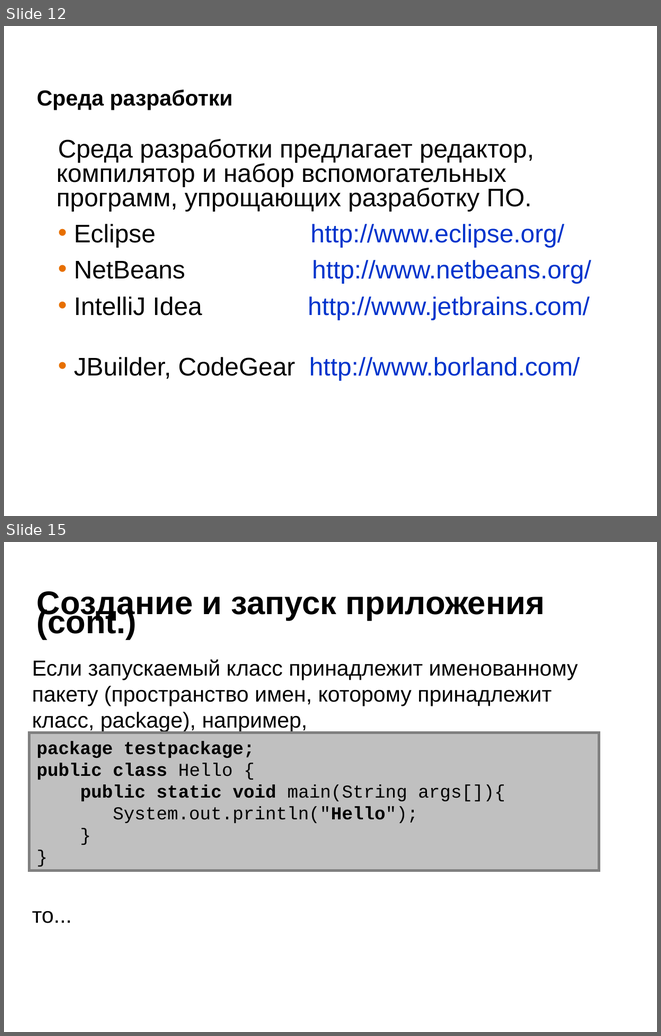
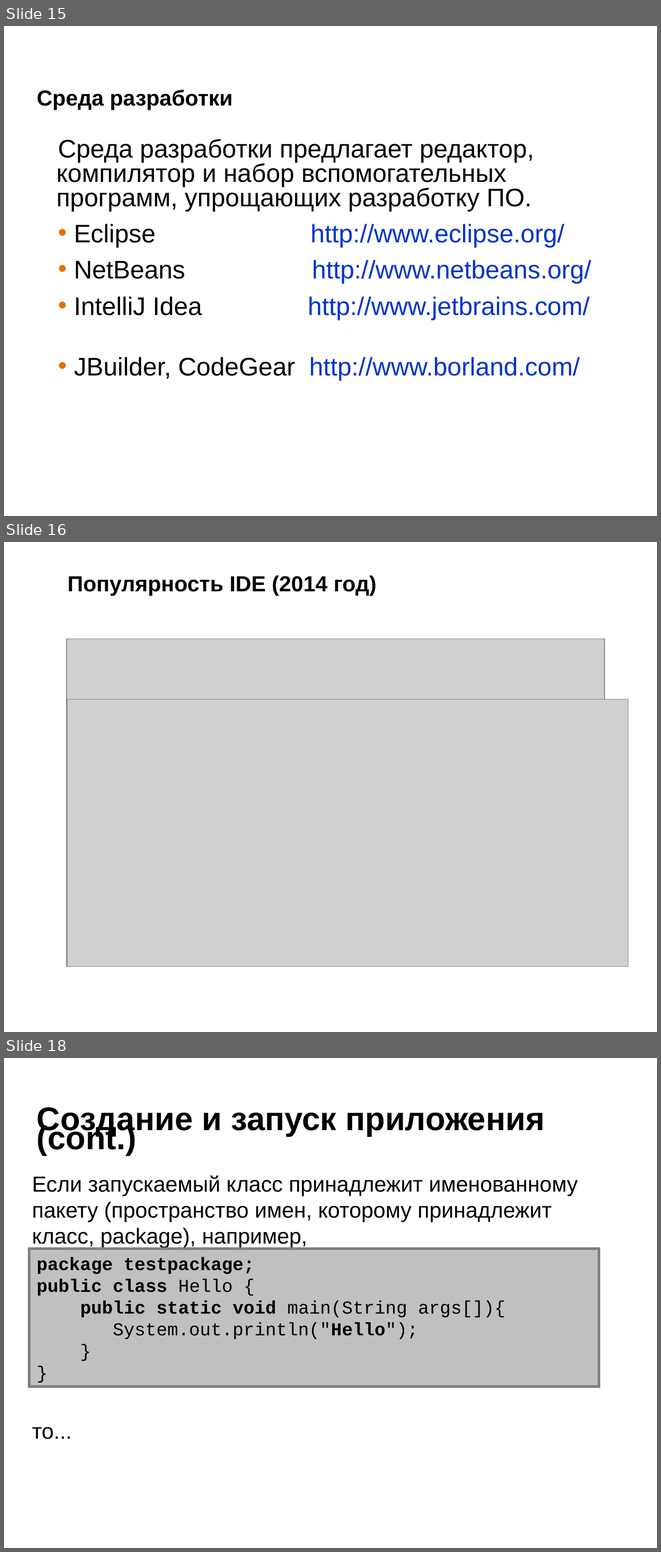
Before and after one commit to maxchv/JavaLessons, a slide deck: Lesson01/Or_JavaSE_intro.ppt [Режим совместимости] [восстановлен].ppt. Shown one above the other, each under a label of ours: slides 12 and 15 before the commit, slides 15, 16 and 18 after it; the slides between them are not shown. The pictures are 661x1036 and 661x1552 pixels, drawn with LibreOffice and Linux fonts; fonts in the diff are those of the drawing; grey boxes stand for pictures; background and template pictures are left out. Boxes give left, top, right and bottom in pixels: in the first picture for what was removed or moved away, otherwise in the second. Text is boxed around its words. In the diff, an @@ line names an element or a change of style, - is before the commit and + after.

```diff
--- a/Lesson01/Or_JavaSE_intro.ppt [Режим совместимости] [восстановлен].ppt
+++ b/Lesson01/Or_JavaSE_intro.ppt [Режим совместимости] [восстановлен].ppt
@@ slide 16 added at (4, 542, 657, 1032), background #FFFFFF @@
@@ title added at (68, 575, 377, 596), 24 pt, text #000000, bold @@
+Популярность IDE (2014 год)
@@ picture added at (67, 638, 604, 967) @@
@@ picture added at (68, 699, 628, 966) @@
@@ what was slide 12 is now slide 15 @@
@@ what was slide 15 is now slide 18 @@
```
Also in this commit, not shown: 5 slides changed, 4 other slides added, 7 slides removed, 4 other files.
